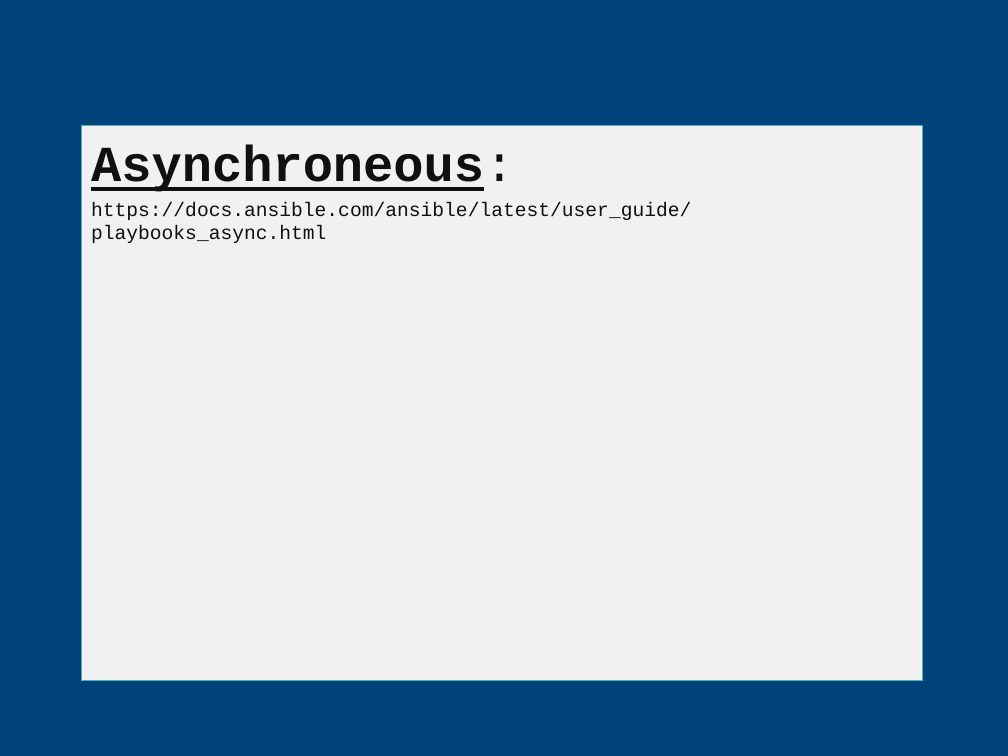
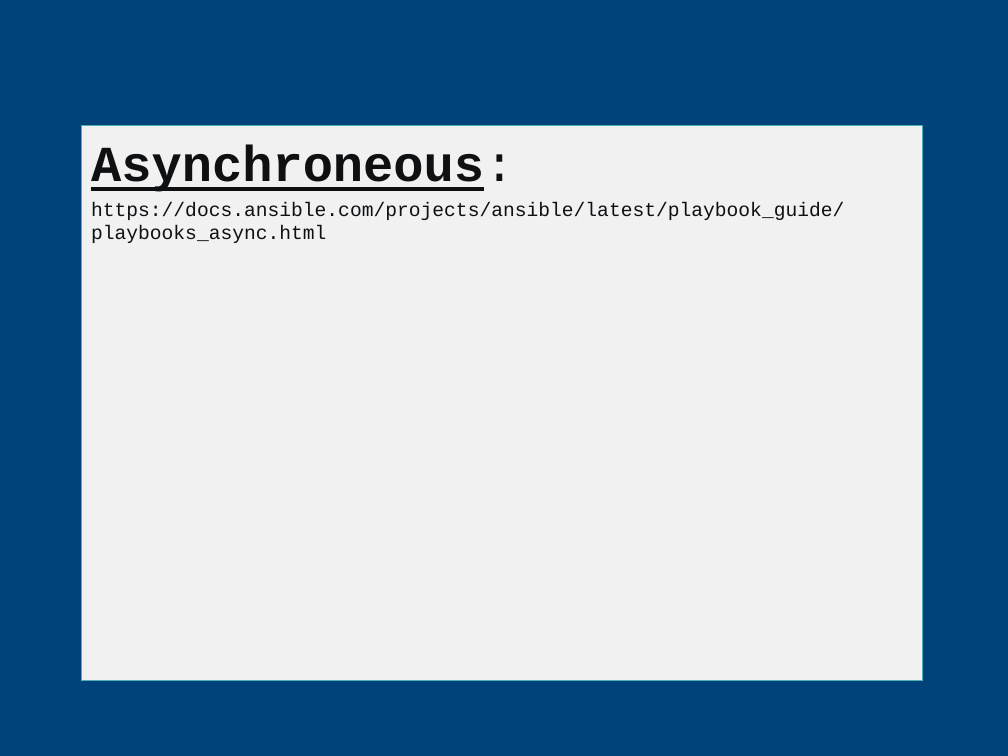
Before and after one commit to CCoupel/ansible-training, a slide deck: slide 129 of Ansible Training.pptx. Drawn at 1008x756 pixels with LibreOffice and Linux fonts; fonts in the diff are those of the drawing; background and template pictures are left out. Boxes give left, top, right and bottom in pixels: in the first picture for what was removed or moved away, otherwise in the second. Text is boxed around its words. In the diff, an @@ line names an element or a change of style, - is before the commit and + after.

```diff
--- a/Ansible Training.pptx
+++ b/Ansible Training.pptx
@@ text in freeform shape at box(91, 202, 844, 243): text changed @@
-https://docs.ansible.com/ansible/latest/user_guide/playbooks_async.html
+https://docs.ansible.com/projects/ansible/latest/playbook_guide/playbooks_async.html
```
Also in this commit, not shown: 16 other slides changed, 4 slides added, 4 slides removed.
